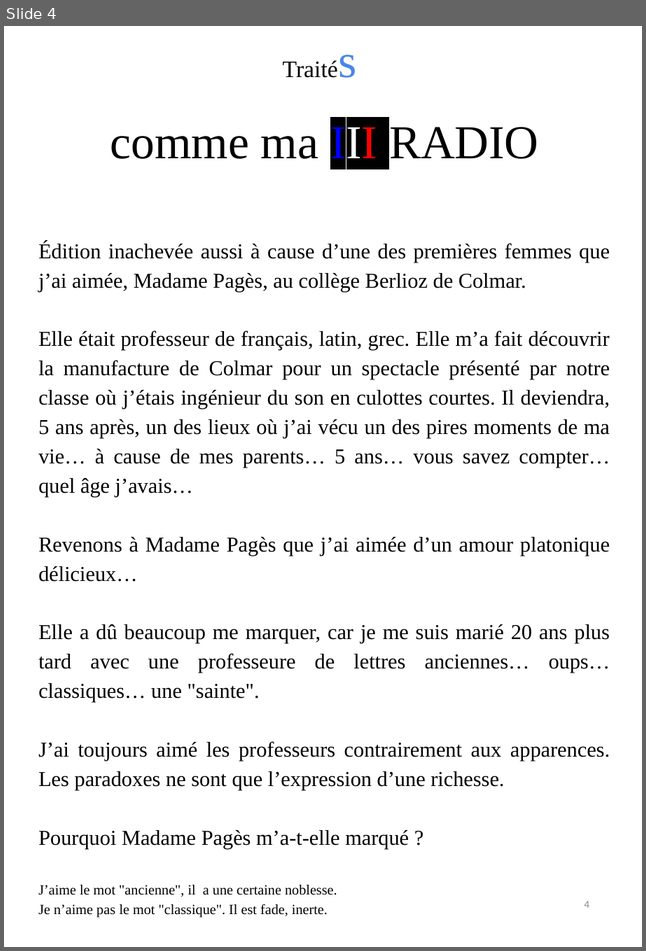
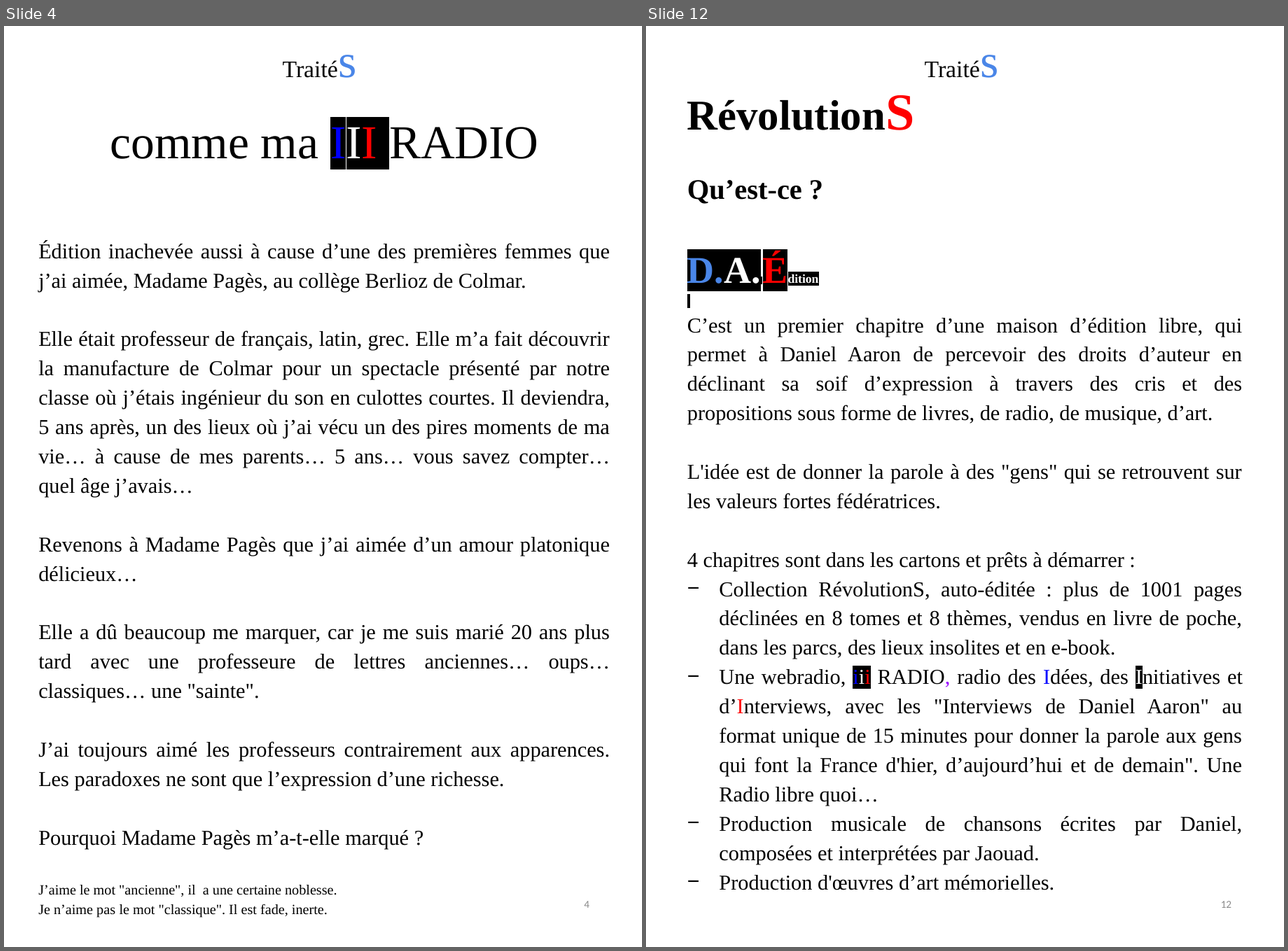
Before and after one commit to BenjaminLOUIS84/e_commerce, a slide deck: e_commerce/public/ppsx/tome3.ppsx. Shown side by side, each under a label of ours: slide 4 before the commit, slides 4 and 12 after it; the slides between them are not shown. The pictures are 646x951 and 1288x951 pixels, drawn with LibreOffice and Linux fonts; fonts in the diff are those of the drawing. Boxes give left, top, right and bottom in pixels: in the first picture for what was removed or moved away, otherwise in the second. Text is boxed around its words. In the diff, an @@ line names an element or a change of style, - is before the commit and + after.

```diff
--- a/e_commerce/public/ppsx/tome3.ppsx
+++ b/e_commerce/public/ppsx/tome3.ppsx
@@ slide 12 added at (646,26,1284,947), background #FFFFFF @@
@@ text added at (916,26,1014,118), 20.1 pt, text #000000 @@
+Traités
@@ text added at (687,180,1242,890), 18 pt, text #000000 @@
+RévolutionS
+Qu’est-ce ?
+D.A. Édition
+C’est un premier chapitre d’une maison d’édition libre, qui permet à Daniel Aaron de percevoir des droits d’auteur en déclinant sa soif d’expression à travers des cris et des propositions sous forme de livres, de radio, de musique, d’art.
+L'idée est de donner la parole à des "gens" qui se retrouvent sur les valeurs fortes fédératrices.
+4 chapitres sont dans les cartons et prêts à démarrer :
+− Collection RévolutionS, auto-éditée : plus de 1001 pages déclinées en 8 tomes et 8 thèmes, vendus en livre de poche, dans les parcs, des lieux insolites et en e-book.
+− Une webradio, iii RADIO, radio des Idées, des Initiatives et d’Interviews, avec les "Interviews de Daniel Aaron" au format unique de 15 minutes pour donner la parole aux gens qui font la France d'hier, d’aujourd’hui et de demain". Une Radio libre quoi…
+− Production musicale de chansons écrites par Daniel, composées et interprétées par Jaouad.
+− Production d'œuvres d’art mémorielles.
@@ page number added at (1221,901,1231,908), 9 pt, text #8C8C8C @@
+12
```
Also in this commit, not shown: 2 slides changed, 52 other slides added.
